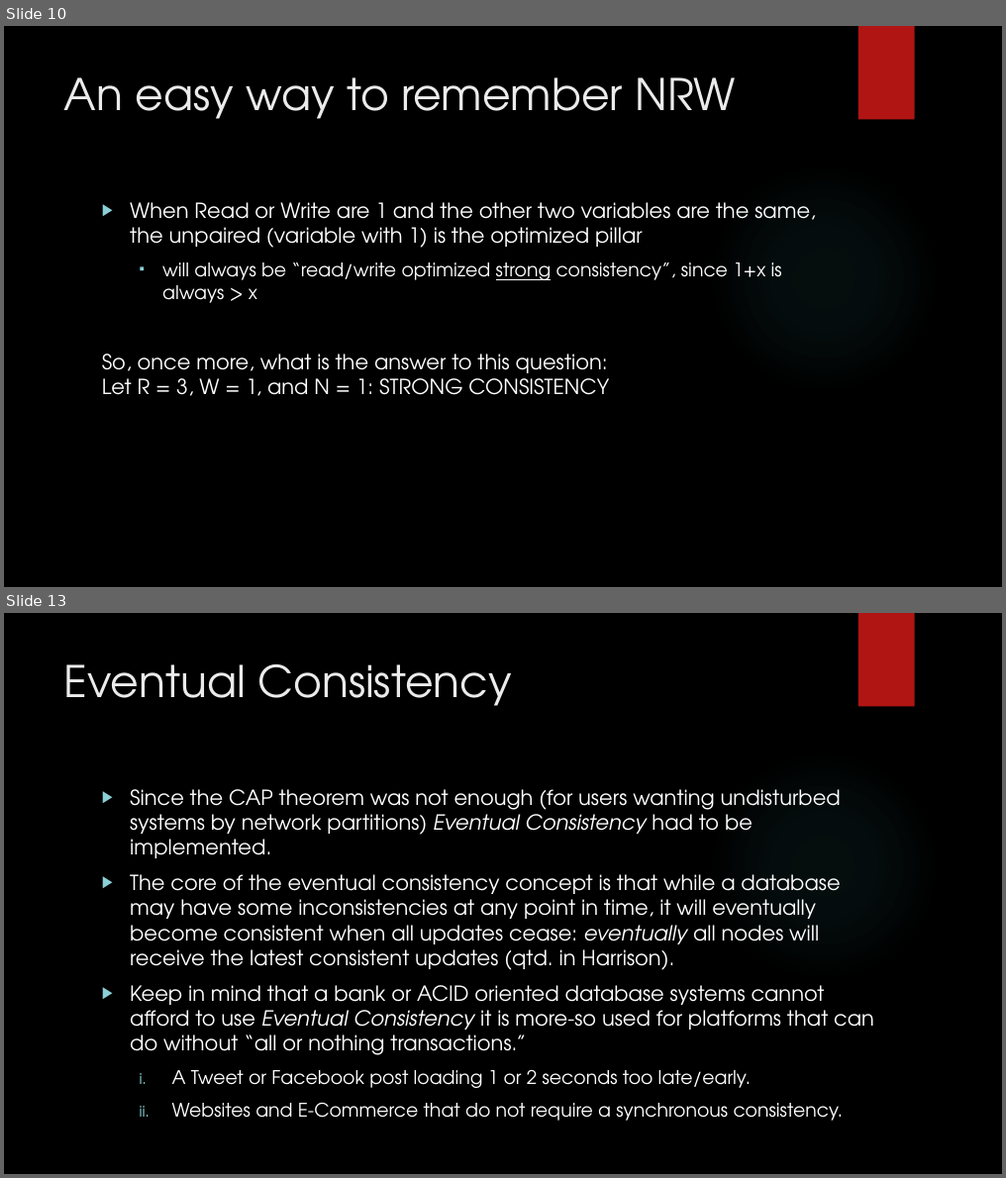
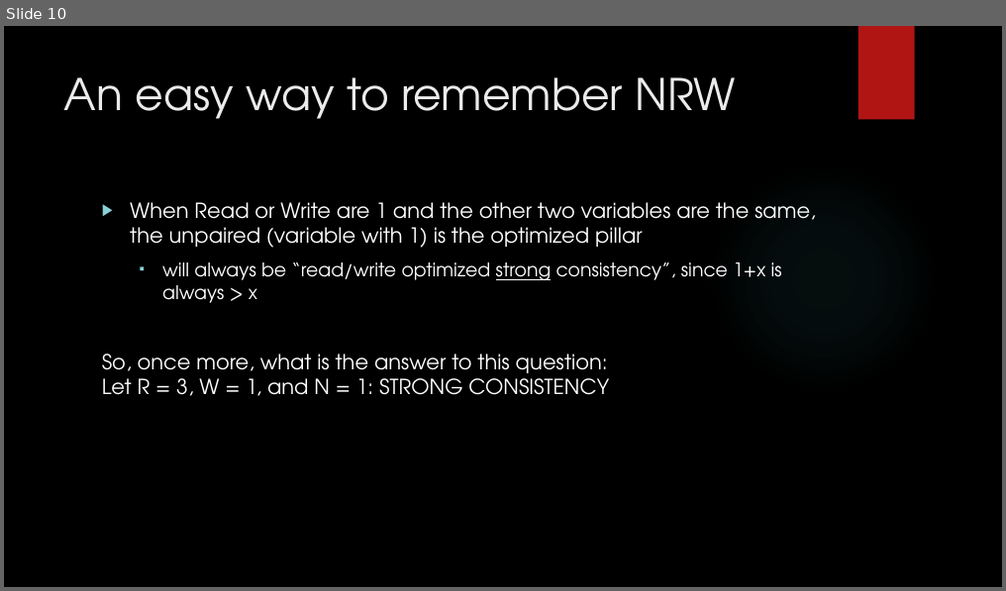
Before and after one commit to MaxWOU/cs364pptx, a slide deck: group6slidshow.pptx. Shown one above the other, each under a label of ours: slides 10 and 13 before the commit, slide 10 after it; the slides between them are not shown. The pictures are 1006x1178 and 1006x591 pixels, drawn with LibreOffice and Linux fonts; fonts in the diff are those of the drawing; background and template pictures are left out. Boxes give left, top, right and bottom in pixels: in the first picture for what was removed or moved away, otherwise in the second. Text is boxed around its words. In the diff, an @@ line names an element or a change of style, - is before the commit and + after.

```diff
--- a/group6slidshow.pptx
+++ b/group6slidshow.pptx
@@ slide 13 removed at (x1=4, y1=613, x2=1002, y2=1174), background picture (left out); not listed: 2 template elements that a slide beside it also shows @@
@@ title removed at (x1=64, y1=664, x2=512, y2=706) @@
-Eventual Consistency
@@ text removed at (x1=130, y1=789, x2=874, y2=1121) @@
-▶ Since the CAP theorem was not enough (for users wanting undisturbed systems by network partitions) Eventual Consistency had to be implemented.
-▶ The core of the eventual consistency concept is that while a database may have some inconsistencies at any point in time, it will eventually become consistent when all updates cease: eventually all nodes will receive the latest consistent updates (qtd. in Harrison).
-▶ Keep in mind that a bank or ACID oriented database systems cannot afford to use Eventual Consistency it is more-so used for platforms that can do without “all or nothing transactions.”
-  i. A Tweet or Facebook post loading 1 or 2 seconds too late/early.
-  ii. Websites and E-Commerce that do not require a synchronous consistency.
```
Also in this commit, not shown: 2 slides changed, 2 other slides removed.
